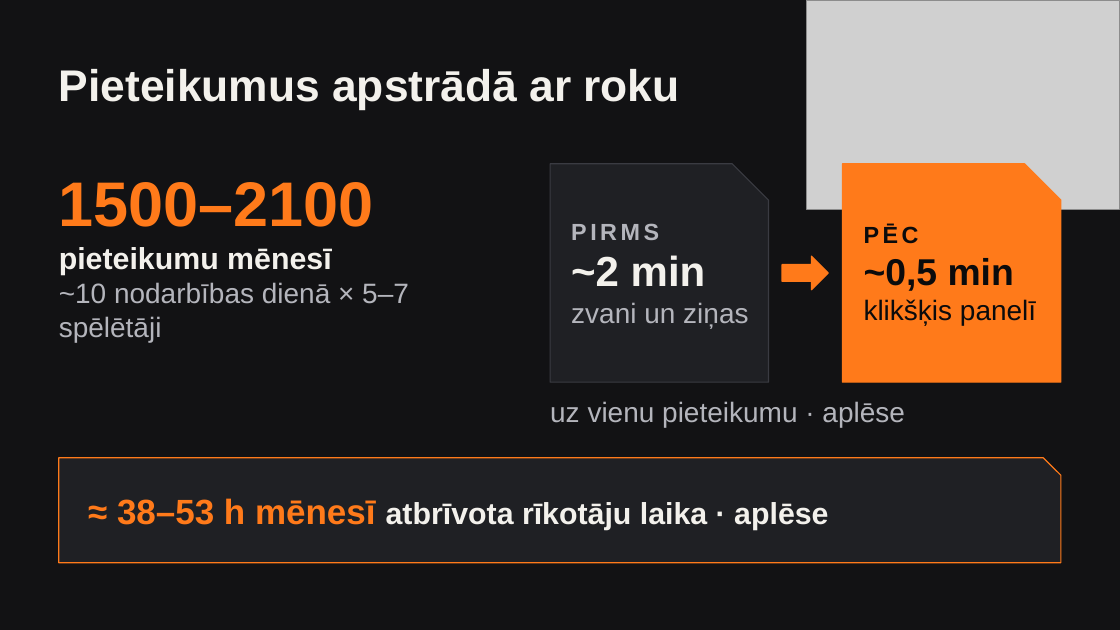
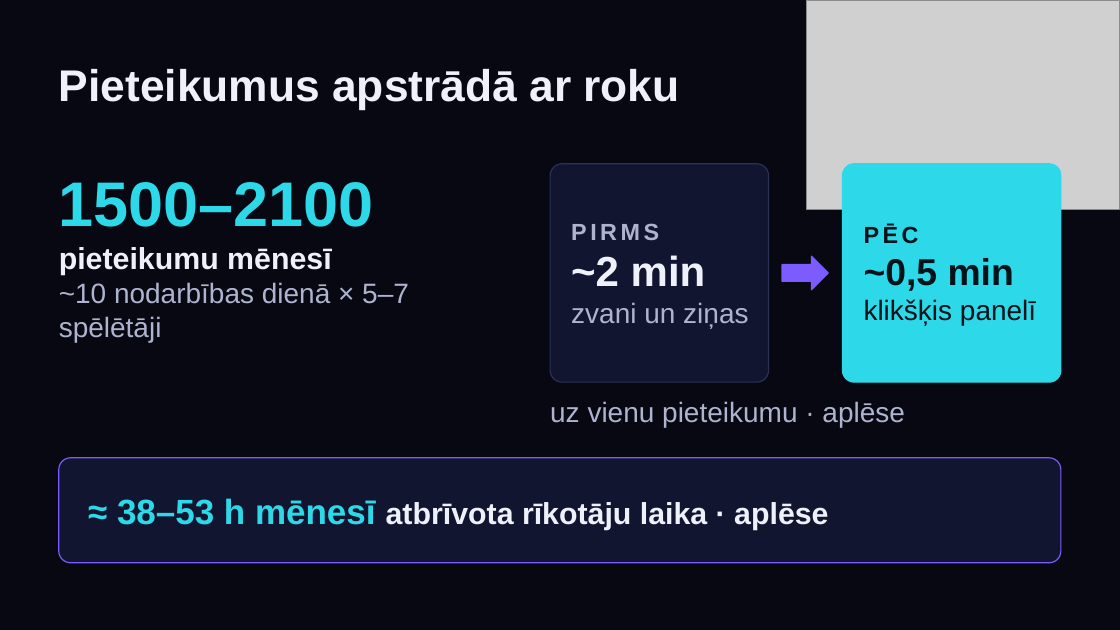
Before and after one commit to klavisa/HH-Public_ICE, a slide deck: slide 3 of prezentacija/Atrodi-savu-diki-demo.pptx. Drawn at 1120x630 pixels with LibreOffice and Linux fonts; fonts in the diff are those of the drawing; grey boxes stand for pictures. Boxes give left, top, right and bottom in pixels: in the first picture for what was removed or moved away, otherwise in the second. Text is boxed around its words. In the diff, an @@ line names an element or a change of style, - is before the commit and + after.

```diff
--- a/prezentacija/Atrodi-savu-diki-demo.pptx
+++ b/prezentacija/Atrodi-savu-diki-demo.pptx
@@ background #121214 to #070812 @@
@@ text "1500–2100" at (59, 182, 409, 342): text colour #FF7A1A to #2DD9E8 in "1500–2100"; text colour #F3F1EC to #EEF0FA in "pieteikumu mēnesī"; text colour #B4B5BC to #AEB4CF in "~10 nodarbības dienā × 5–7 spēlētāji" @@
@@ rounded rectangle at (550, 164, 769, 382): snip rect to rounded rectangle; fill #1F2024 to #121530; outline #3A3B42 1 pt to #2C3157 1 pt @@
@@ text "PIRMS" at (571, 223, 748, 328): text colour #B4B5BC to #AEB4CF in "PIRMS", "zvani un ziņas"; text colour #F3F1EC to #EEF0FA in "~2 min" @@
@@ rounded rectangle at (843, 164, 1061, 382): snip rect to rounded rectangle; fill #FF7A1A to #2DD9E8; outline #FF7A1A 1 pt to #2DD9E8 1 pt @@
@@ text "PĒC" at (864, 224, 1036, 325): text colour #0B0B0C to #04121A @@
@@ right arrow at (782, 256, 828, 290): fill #FF7A1A to #7C5CFF; outline #FF7A1A 1 pt to #7C5CFF 1 pt @@
@@ text "uz vienu pieteikumu · aplēse" at (550, 401, 905, 427): text colour #B4B5BC to #AEB4CF @@
@@ rounded rectangle at (59, 458, 1061, 563): snip rect to rounded rectangle; fill #1F2024 to #121530; outline #FF7A1A 1 pt to #7C5CFF 1 pt @@
@@ text "≈ 38–53 h mēnesī atbrīvota ..." at (117, 498, 828, 530): text colour #FF7A1A to #2DD9E8 in "≈ 38–53 h mēnesī"; text colour #F3F1EC to #EEF0FA in "atbrīvota rīkotāju laika · aplēse" @@
```
Also in this commit, not shown: 6 other slides changed.
